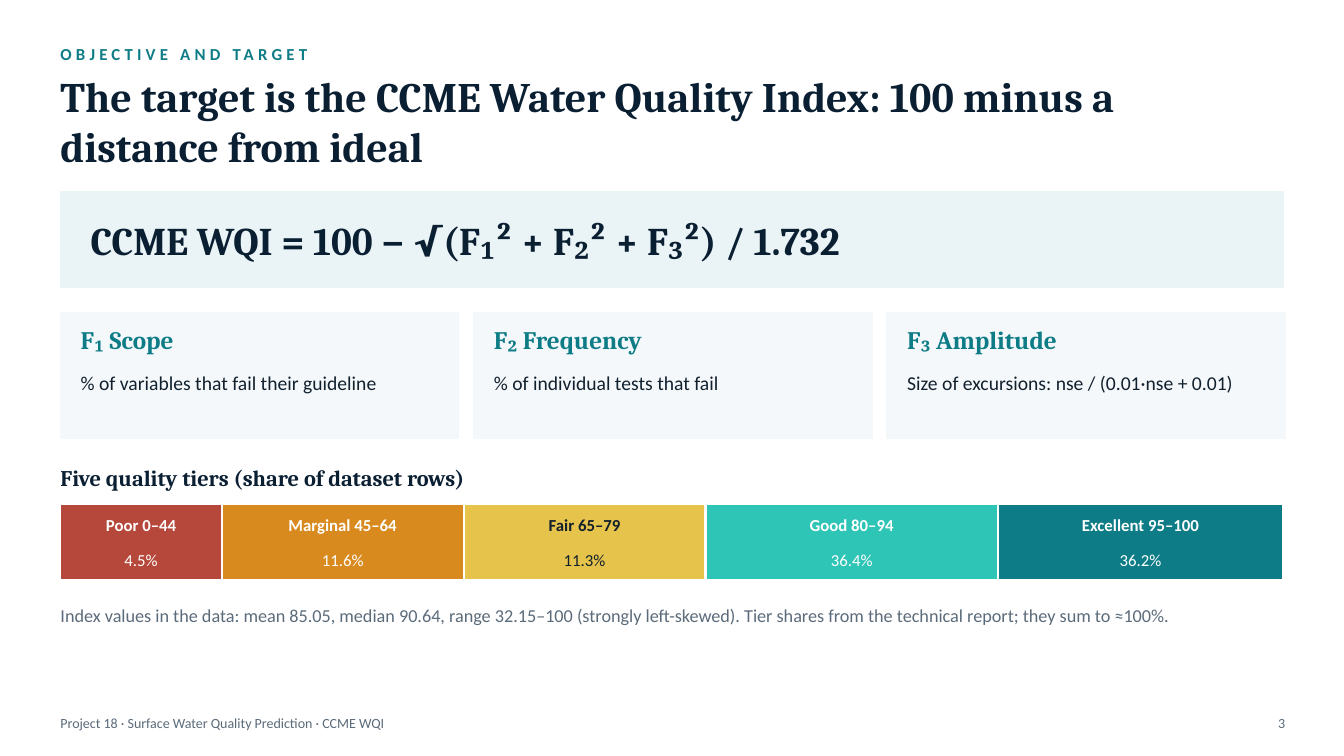
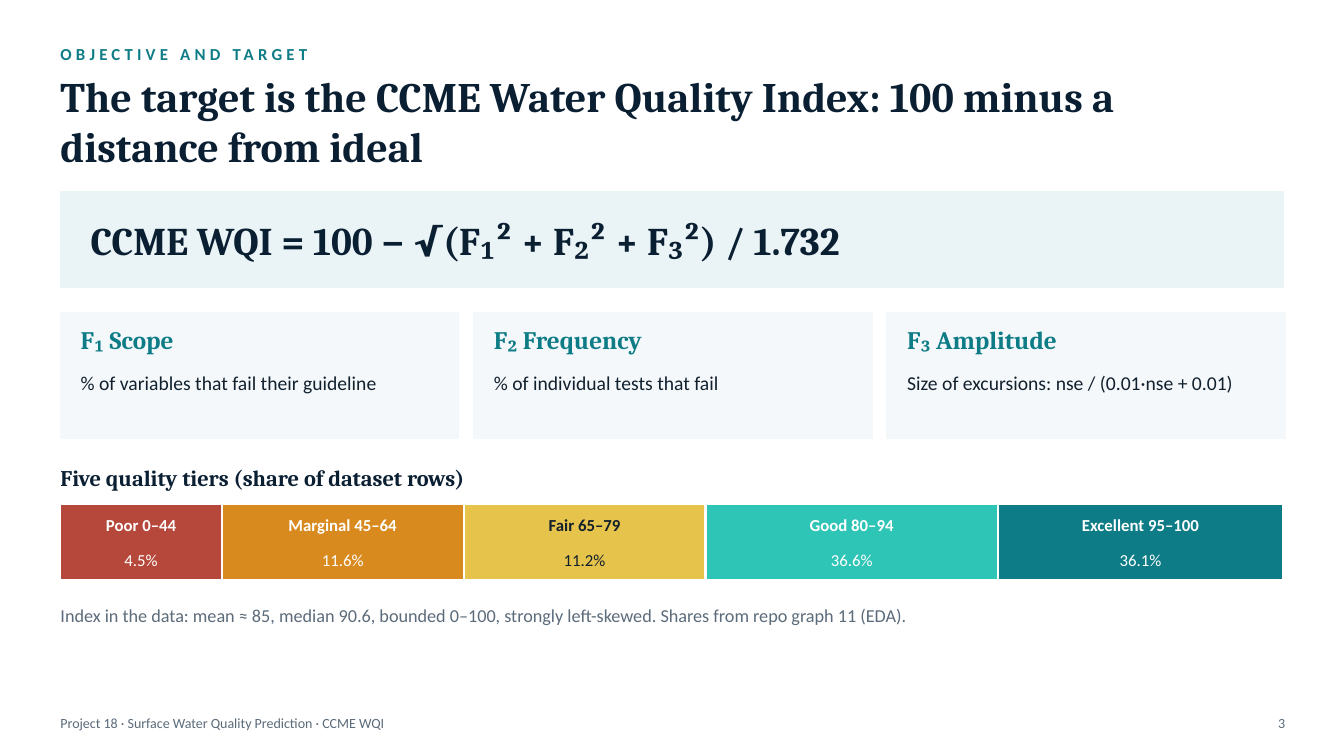
Before and after one commit to Amansoni045/Semester_5_AML_DL, a slide deck: slide 3 of final/Project_Presentation_Final.pptx. Drawn at 1344x756 pixels with LibreOffice and Linux fonts; fonts in the diff are those of the drawing. Boxes give left, top, right and bottom in pixels: in the first picture for what was removed or moved away, otherwise in the second. Text is boxed around its words. In the diff, an @@ line names an element or a change of style, - is before the commit and + after.

```diff
--- a/final/Project_Presentation_Final.pptx
+++ b/final/Project_Presentation_Final.pptx
@@ text at <box>564,554,606,566</box>: text changed @@
-11.3%
+11.2%
@@ text at <box>831,554,873,566</box>: text changed @@
-36.4%
+36.6%
@@ text at <box>1120,554,1162,566</box>: text changed @@
-36.2%
+36.1%
@@ text at <box>60,609,906,625</box>: text changed @@
-Index values in the data: mean 85.05, median 90.64, range 32.15–100 (strongly left-skewed). Tier shares from the technical report; they sum to ≈100%.
+Index in the data: mean ≈ 85, median 90.6, bounded 0–100, strongly left-skewed. Shares from repo graph 11 (EDA).
```
Also in this commit, not shown: 13 other slides changed, 7 other files.
